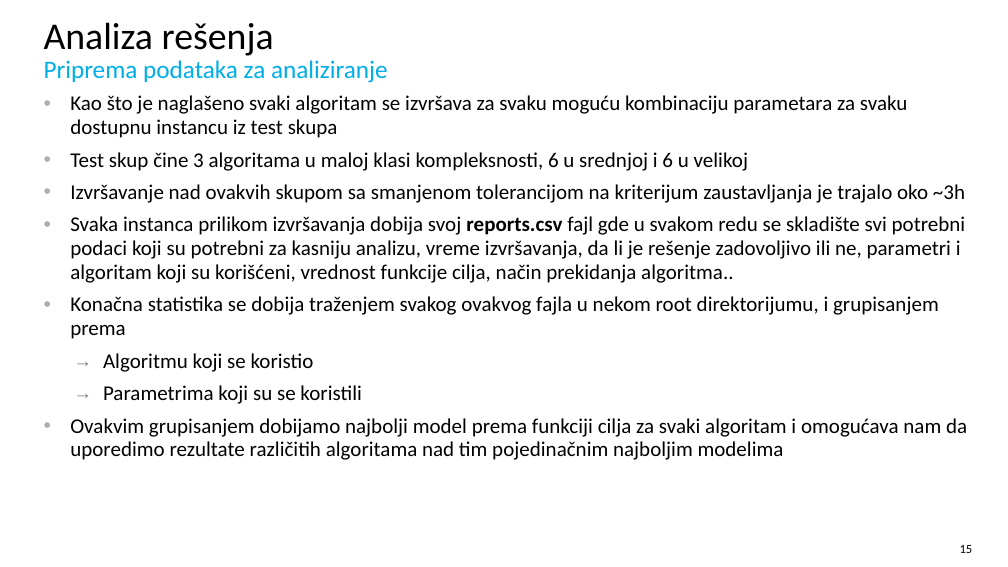
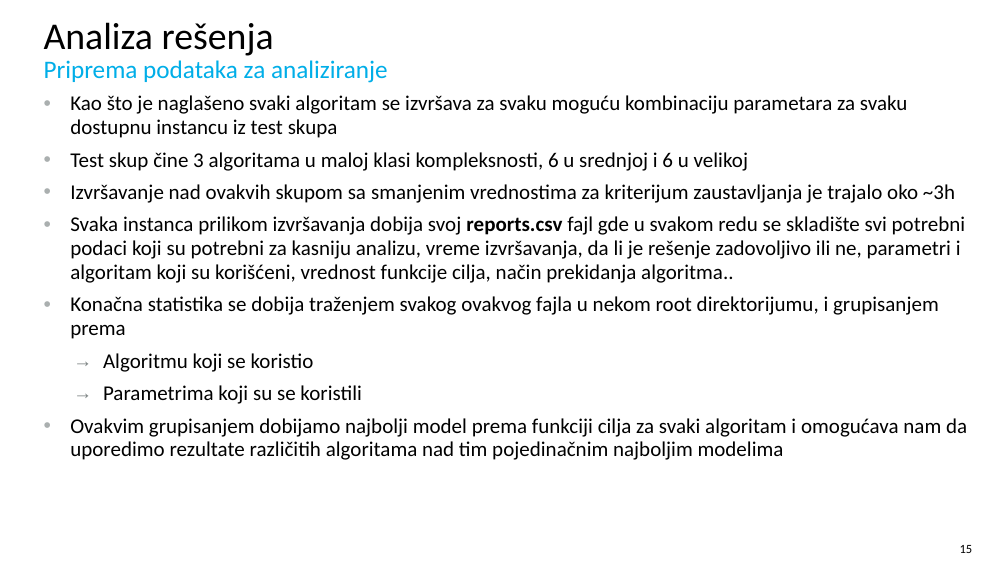
Before and after one commit to aleksatoroman/unsplittable-flow-optimizer, a slide deck: slide 15 of docs/minimum_unsplittable_flow_optimizer_sr.pptx. Drawn at 1008x567 pixels with LibreOffice and Linux fonts; fonts in the diff are those of the drawing. Boxes give left, top, right and bottom in pixels: in the first picture for what was removed or moved away, otherwise in the second. Text is boxed around its words. In the diff, an @@ line names an element or a change of style, - is before the commit and + after.

```diff
--- a/docs/minimum_unsplittable_flow_optimizer_sr.pptx
+++ b/docs/minimum_unsplittable_flow_optimizer_sr.pptx
@@ text at <box>70,184,955,203</box>: text changed @@
-• Izvršavanje nad ovakvih skupom sa smanjenom tolerancijom na kriterijum zaustavljanja je trajalo oko ~3h
+• Izvršavanje nad ovakvih skupom sa smanjenim vrednostima za kriterijum zaustavljanja je trajalo oko ~3h
```
Also in this commit, not shown: 1 other slide changed.
